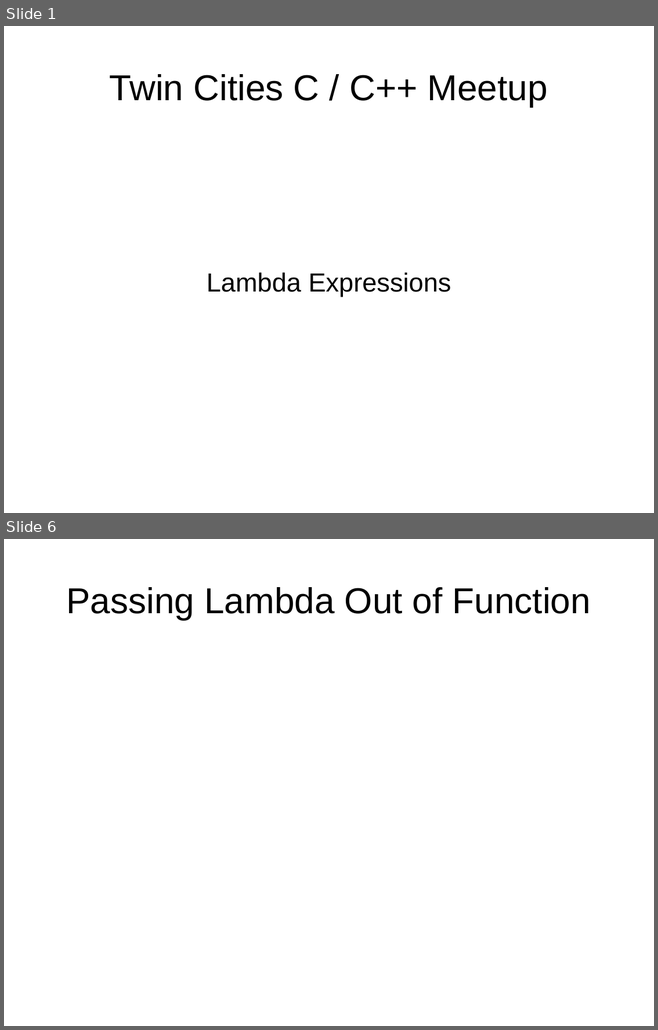
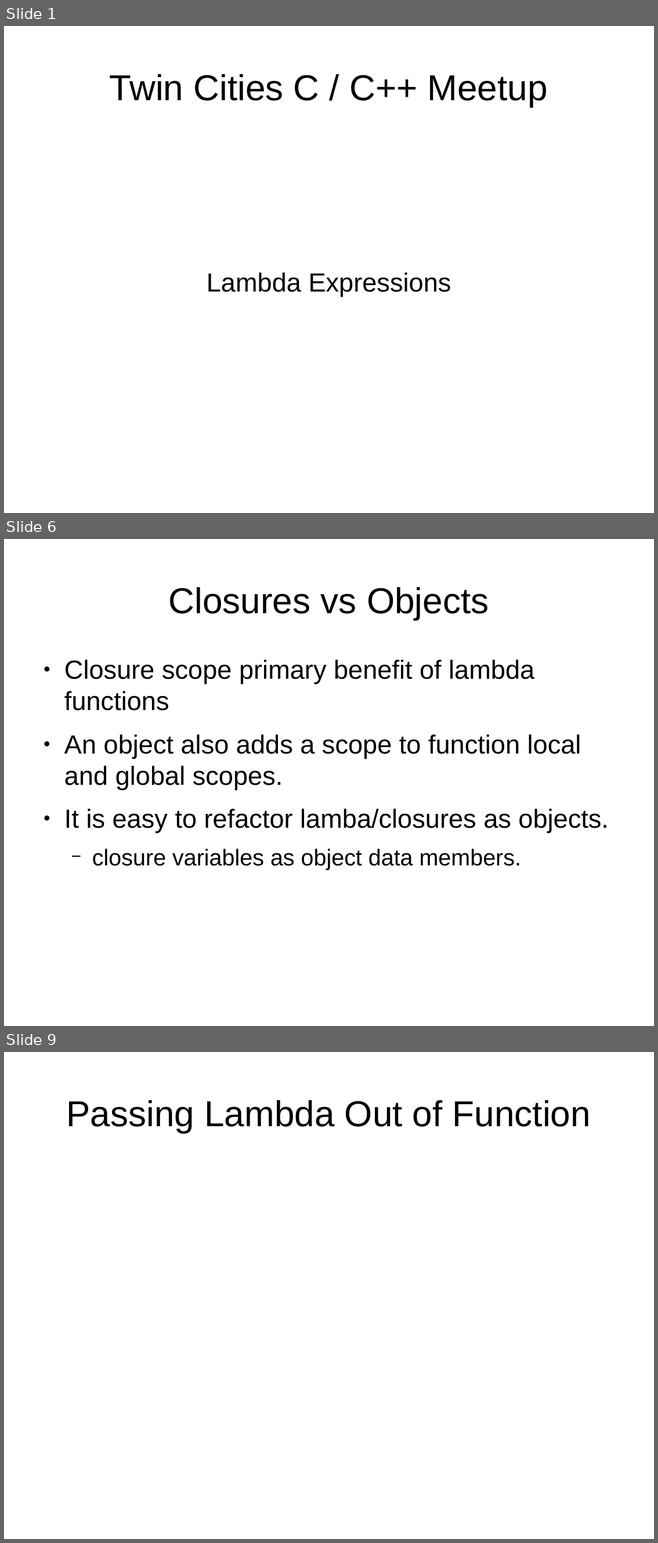
Before and after one commit to cjungmann/lambda_talk, a slide deck: lambda.odp. Shown one above the other, each under a label of ours: slides 1 and 6 before the commit, slides 1, 6 and 9 after it; the slides between them are not shown. The pictures are 658x1030 and 658x1543 pixels, drawn with LibreOffice and Linux fonts; fonts in the diff are those of the drawing. Boxes give left, top, right and bottom in pixels: in the first picture for what was removed or moved away, otherwise in the second. Text is boxed around its words. In the diff, an @@ line names an element or a change of style, - is before the commit and + after.

```diff
--- a/lambda.odp
+++ b/lambda.odp
@@ slide 6 added at (x1=4, y1=539, x2=654, y2=1026), background #FFFFFF @@
@@ title added at (x1=169, y1=587, x2=488, y2=620), 44 pt, text #000000 @@
+Closures vs Objects
@@ text added at (x1=64, y1=660, x2=608, y2=870), 32 pt, text #000000 @@
+● Closure scope primary benefit of lambda functions
+● An object also adds a scope to function local and global scopes.
+● It is easy to refactor lamba/closures as objects.
+  − closure variables as object data members.
@@ what was slide 6 is now slide 9 @@
```
Also in this commit, not shown: 2 slides changed, 5 other slides added, 2 slides removed.
